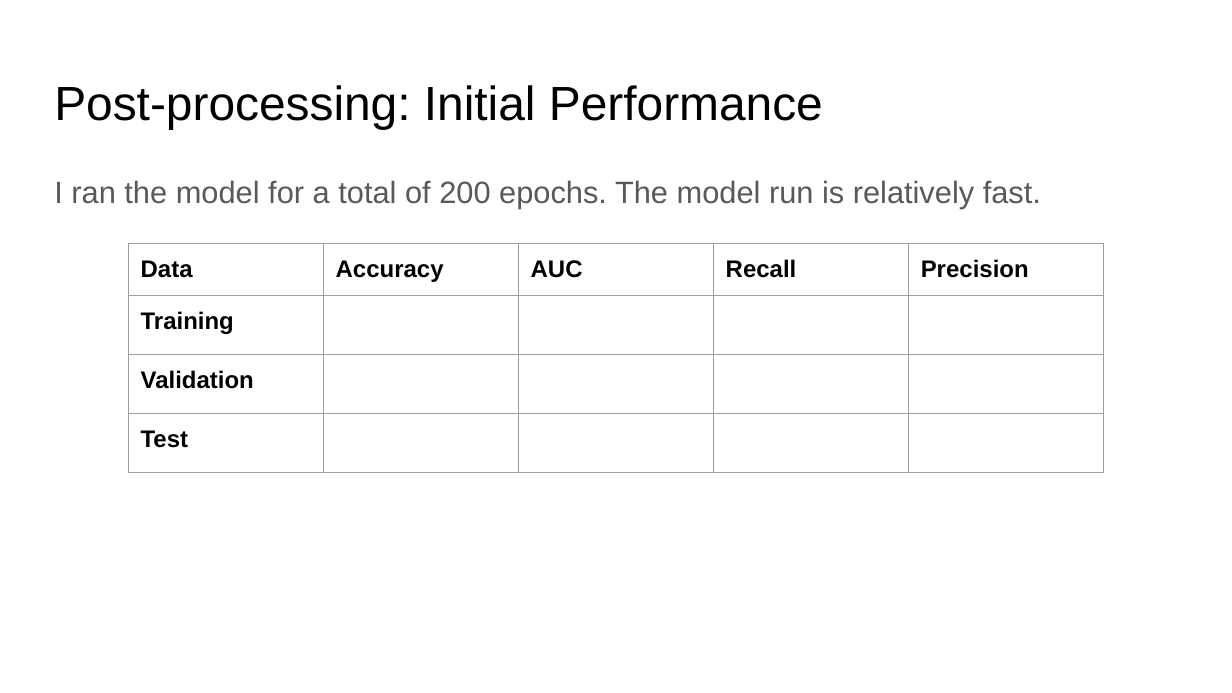
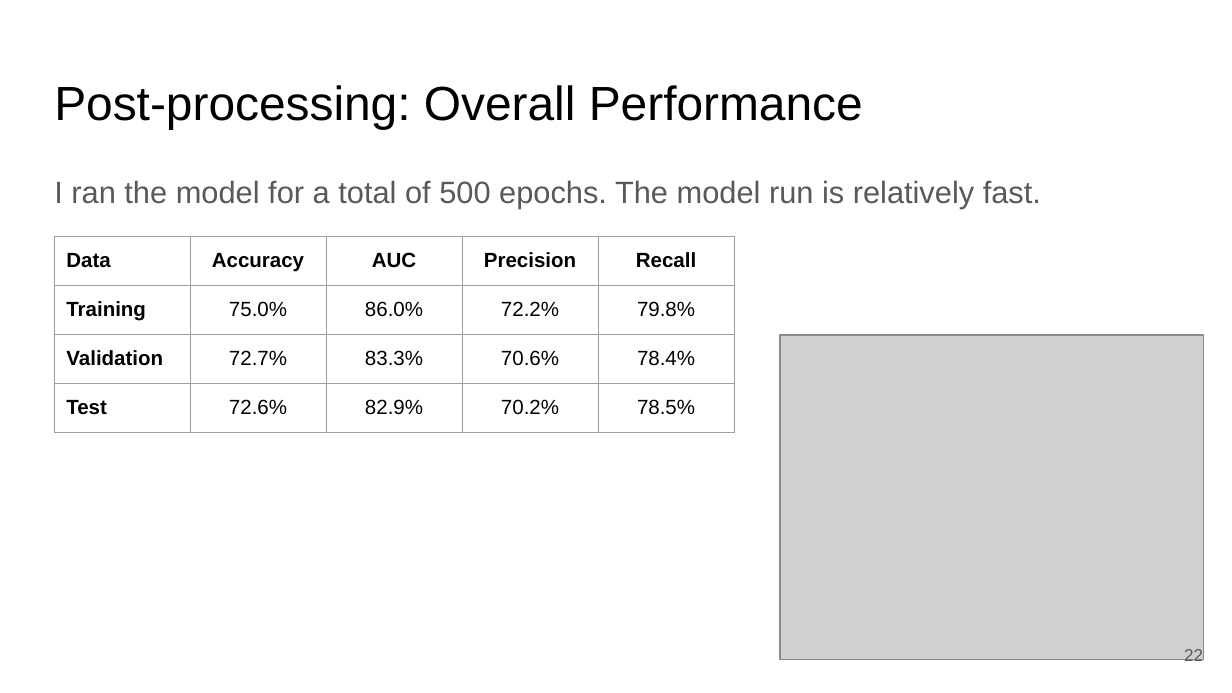
Before and after one commit to bnasr/FFN-CaseStudy, a slide deck: slide 22 of DS Growth Case Study.pptx (slide 21 before the commit). Drawn at 1232x693 pixels with LibreOffice and Linux fonts; fonts in the diff are those of the drawing; grey boxes stand for pictures. Boxes give left, top, right and bottom in pixels: in the first picture for what was removed or moved away, otherwise in the second. Text is boxed around its words. In the diff, an @@ line names an element or a change of style, - is before the commit and + after.

```diff
--- a/DS Growth Case Study.pptx
+++ b/DS Growth Case Study.pptx
@@ title at [54, 85, 863, 129]: text changed @@
-Post-processing: Initial Performance
+Post-processing: Overall Performance
@@ text at [54, 180, 1041, 209]: text changed @@
-I ran the model for a total of 200 epochs. The model run is relatively fast.
+I ran the model for a total of 500 epochs. The model run is relatively fast.
@@ table at [54, 237, 732, 641] @@
-row 1, column 4: Recall
+row 1, column 4: Precision
-row 1, column 5: Precision
+row 1, column 5: Recall
-row 2: Training |  |  |  | 
+row 2: Training | 75.0% | 86.0% | 72.2% | 79.8%
-row 3: Validation |  |  |  | 
+row 3: Validation | 72.7% | 83.3% | 70.6% | 78.4%
-row 4: Test |  |  |  | 
+row 4: Test | 72.6% | 82.9% | 70.2% | 78.5%
@@ size 14 to 12 pt in "Data", "Accuracy", "AUC", "Training" and 2 more places @@
@@ alignment left to centre @@
@@ table: place and size @@
-table at [128, 244, 1101, 648]
+table at [54, 237, 732, 641]
@@ picture added at [780, 335, 1204, 659] @@
@@ page number added at [1184, 649, 1203, 665], 10 pt, text #595959 @@
+22
```
Also in this commit, not shown: 23 other slides changed, 1 slide added, 1 other file.
